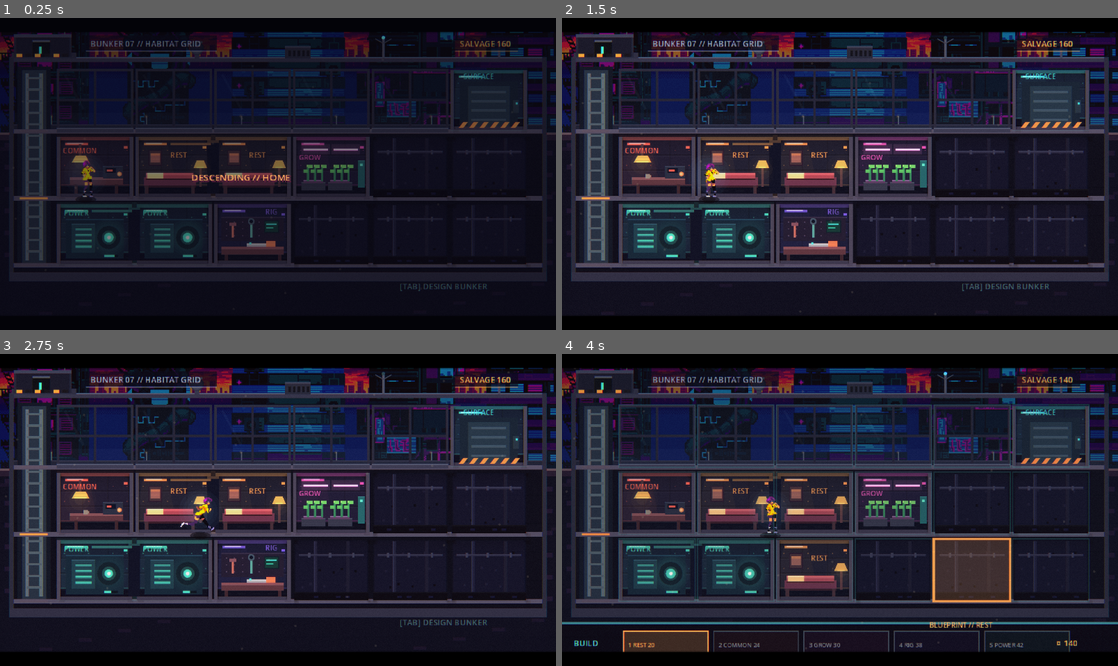
Above: before the commit, frames 1-4 (two rows, left to right).
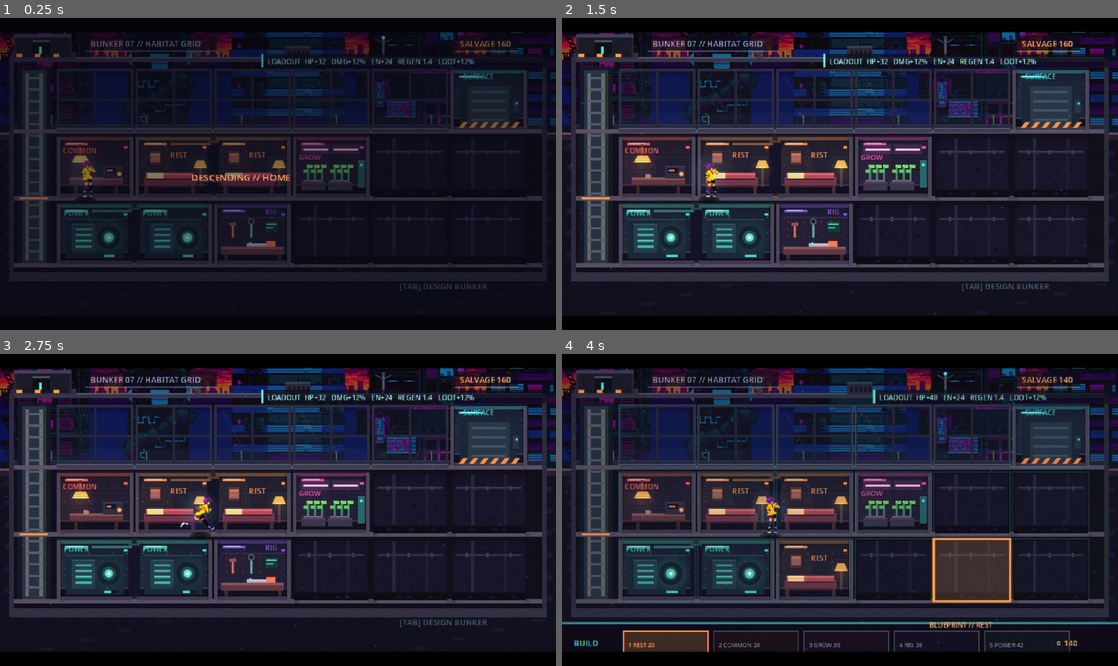
Above: after the commit, the same moments.

Repository: tiankaixie/fuzzy-octo-giggle
Game: Godot game, scene res://scenes/game.tscn
The game is run twice, just before and just after one commit, with the same random seed, the same clock (stepped at 60 frames per second) and the same inputs.
Inputs (mouse positions are in pixels of both pictures, inside the frame that each line leads up to):
- Up to frame 1 (0.25 s): no input
- Up to frame 2 (1.5 s): tap Enter at 0.5 s; move the mouse to (962, 158) at 0.52 s; hold D (move_right) 0.53-1.28 s; tap J at 0.6 s; click (962, 158) at 0.67 s; tap Space at 0.77 s; move the mouse to (728, 189) at 1.27 s; hold S (move_down) from 1.28 s (still down); tap K at 1.35 s
- Up to frame 3 (2.75 s): tap Space at 1.52 s; move the mouse to (333, 441) at 2.02 s; release S (move_down) at 2.03 s; hold D (move_right) from 2.03 s (still down); tap L at 2.1 s
- Up to frame 4 (4 s): move the mouse to (812, 572) at 2.77 s; release D (move_right) at 2.78 s; hold W (move_up) 2.78-3.53 s; tap Tab at 2.85 s; click (812, 572) at 2.92 s; tap Space at 3.02, 3.77 s; move the mouse to (1006, 556) at 3.52 s; hold A (move_left) from 3.53 s (still down); tap 1 at 3.6 s

The runs differ from the first frame. In frame 1, 0.7% of the frame differs, in the area x 47-98%, y 11-16%; in frame 2, 1.4%; in frame 3, 1.4%, in the area x 47-99%, y 11-17%; in frame 4, 1.0%.

Commit message:
feat: bunker rooms grant combat bonuses (loadout system)
Close the base->combat loop: each built room (scaled by level) contributes to a
loadout applied to the gunner on deploy.
- REST -> max HP, POWER -> max energy + regen, GROW -> HP regen in combat,
  WORKSHOP -> damage multiplier, COMMONS -> loot multiplier.
- bunker.compute_loadout() sums per-cell bonuses; game.gd captures it when
  leaving the bunker and passes it to the dungeon, which calls
  CombatPlayer.apply_loadout(); loot is scaled on kill.
- HUD bars now read variable max HP/energy. Bunker shows a live LOADOUT readout
  so building visibly powers up the next run.

Co-Authored-By: Claude Opus 4.8 <noreply@anthropic.com>

Diff:
--- a/scripts/battle_hud.gd
+++ b/scripts/battle_hud.gd
@@ -13,6 +13,8 @@
 var room_count := 3
 var hp := 100.0
 var energy := 76.0
+var hp_max := 100.0
+var en_max := 100.0
 var combo_count := 0
 var targets := 0
 var salvage := 0
@@ -46,12 +48,14 @@
 		canvas.queue_redraw()
 
 
-func set_stats(health: float, current_energy: float, combo: int, target_count := 0, loot := 0) -> void:
+func set_stats(health: float, current_energy: float, combo: int, target_count := 0, loot := 0, health_max := 100.0, energy_max := 100.0) -> void:
 	hp = health
 	energy = current_energy
 	combo_count = combo
 	targets = target_count
 	salvage = loot
+	hp_max = maxf(1.0, health_max)
+	en_max = maxf(1.0, energy_max)
 
 
 func show_banner(text: String, duration := 1.2) -> void:
@@ -185,9 +189,9 @@
 	_label("LV.07", Vector2(43, 237), accent.lightened(0.3), 6)
 	_label("OPERATIVE", Vector2(78, 237), Color("8b8a98"), 6)
 	_heart(Vector2(42, 244), Color("e6485f"))
-	_bar(Rect2(50, 242, 74, 7), hp / 100.0, Color("e6485f"), str(roundi(hp)))
+	_bar(Rect2(50, 242, 74, 7), hp / hp_max, Color("e6485f"), str(roundi(hp)))
 	_bolt(Vector2(43, 254), Color("4fc7d1"))
-	_bar(Rect2(50, 253, 74, 7), energy / 100.0, Color("4fc7d1"), str(roundi(energy)))
+	_bar(Rect2(50, 253, 74, 7), energy / en_max, Color("4fc7d1"), str(roundi(energy)))
 
 
 func _heart(c: Vector2, col: Color) -> void:
--- a/scripts/bunker.gd
+++ b/scripts/bunker.gd
@@ -203,6 +203,28 @@
 	if not _valid_cell(cell):
 		return 0
 	return int(room_levels[cell.y * COLS + cell.x])
+
+
+# Combat loadout derived from the built rooms (summed per cell, scaled by level),
+# so building and upgrading the base directly powers up the next expedition.
+func compute_loadout() -> Dictionary:
+	var lo := {"bonus_hp": 0.0, "bonus_energy": 0.0, "energy_regen": 0.0, "hp_regen": 0.0, "damage_mult": 1.0, "loot_mult": 1.0}
+	for row in range(ROWS):
+		for col in range(COLS):
+			var cell := Vector2i(col, row)
+			var type := get_room(cell)
+			if type == "" or type == "airlock":
+				continue
+			var lvl := float(get_room_level(cell))
+			match type:
+				"rest": lo.bonus_hp += 16.0 * lvl
+				"power":
+					lo.bonus_energy += 12.0 * lvl
+					lo.energy_regen += 1.1 * lvl
+				"grow": lo.hp_regen += 1.4 * lvl
+				"workshop": lo.damage_mult += 0.12 * lvl
+				"commons": lo.loot_mult += 0.12 * lvl
+	return lo
 
 
 func rooms_are_merged(left_cell: Vector2i, right_cell: Vector2i) -> bool:
@@ -426,6 +448,7 @@
 	# Bunker identity, on small plates so it reads over the sky.
 	_draw_plate_label(Vector2(74, 15), "BUNKER 07 // HABITAT GRID", Color("9aa6c0"))
 	_draw_plate_label(Vector2(393, 15), "SALVAGE " + str(salvage), Color("e3b669"))
+	_draw_loadout_readout()
 	var lift_hint := "W/S  CHANGE FLOOR" if player and player.position.x < 64.0 and not build_mode else ""
 	if lift_hint != "":
 		_label(lift_hint, Vector2(50, 235), Color("e6a466"), 7)
@@ -496,6 +519,30 @@
 func _glow_at(center: Vector2, color: Color, radius: float) -> void:
 	for i in range(3, 0, -1):
 		draw_circle(center, radius * float(i) / 3.0, Color(color, 0.05 * (4 - i)))
+
+
+func _draw_loadout_readout() -> void:
+	# Compact summary of the combat bonuses the built rooms grant the next run.
+	var lo := compute_loadout()
+	var parts: Array[String] = []
+	if lo.bonus_hp > 0.0:
+		parts.append("HP+" + str(int(lo.bonus_hp)))
+	if lo.damage_mult > 1.0:
+		parts.append("DMG+" + str(int(round((lo.damage_mult - 1.0) * 100.0))) + "%")
+	if lo.bonus_energy > 0.0:
+		parts.append("EN+" + str(int(lo.bonus_energy)))
+	if lo.hp_regen > 0.0:
+		parts.append("REGEN " + str(snappedf(lo.hp_regen, 0.1)))
+	if lo.loot_mult > 1.0:
+		parts.append("LOOT+" + str(int(round((lo.loot_mult - 1.0) * 100.0))) + "%")
+	if parts.is_empty():
+		return
+	var text := "LOADOUT  " + "   ".join(parts)
+	var width := float(text.length()) * 4.3 + 10.0
+	var x := 472.0 - width
+	draw_rect(Rect2(x, 31, width, 12), Color(0.03, 0.05, 0.11, 0.72))
+	draw_rect(Rect2(x, 31, 2, 12), Color("66d6cc"))
+	_label(text, Vector2(x + 5, 40), Color("9fe0d8"), 6)
 
 
 func _draw_plate_label(pos: Vector2, text: String, color: Color) -> void:
--- a/scripts/combat/combat_player.gd
+++ b/scripts/combat/combat_player.gd
@@ -16,6 +16,11 @@
 
 var health := MAX_HEALTH
 var energy := 76.0
+var max_health := MAX_HEALTH
+var max_energy := MAX_ENERGY
+var damage_mult := 1.0
+var energy_regen := 4.5
+var hp_regen := 0.0
 var attack_lock := 0.0
 var hit_delay := 0.0
 var pending_attack := ""
@@ -36,6 +41,19 @@
 	super._ready()
 
 
+# Applies the bunker loadout (room bonuses) before an expedition.
+func apply_loadout(lo: Dictionary) -> void:
+	max_health = MAX_HEALTH + lo.get("bonus_hp", 0.0)
+	max_energy = MAX_ENERGY + lo.get("bonus_energy", 0.0)
+	energy_regen = 4.5 + lo.get("energy_regen", 0.0)
+	hp_regen = lo.get("hp_regen", 0.0)
+	damage_mult = lo.get("damage_mult", 1.0)
+	health = max_health
+	energy = max_energy
+	health_changed.emit(health, max_health)
+	energy_changed.emit(energy, max_energy)
+
+
 # Combat states take priority over the base idle/walk animation.
 func _desired_anim() -> String:
 	if defeated or hitstun > 0.0:
@@ -63,7 +81,10 @@
 	combo_display = maxf(0.0, combo_display - delta)
 	skill_cooldown = maxf(0.0, skill_cooldown - delta)
 	dodge_cooldown = maxf(0.0, dodge_cooldown - delta)
-	energy = minf(MAX_ENERGY, energy + delta * 4.5)
+	energy = minf(max_energy, energy + delta * energy_regen)
+	if hp_regen > 0.0 and not defeated and health > 0.0:
+		health = minf(max_health, health + hp_regen * delta)
+		health_changed.emit(health, max_health)
 	if combo_display <= 0.0 and combo_hits > 0:
 		combo_hits = 0
 		combo_changed.emit(0)
@@ -140,7 +161,7 @@
 	if invulnerable or defeated:
 		return false
 	health = maxf(0.0, health - amount)
-	health_changed.emit(health, MAX_HEALTH)
+	health_changed.emit(health, max_health)
 	damaged.emit(int(round(amount)))
 	hitstun = 0.24
 	attack_lock = 0.0
@@ -166,10 +187,10 @@
 	if pending_attack == "skill":
 		# Three-round spread across the depth lanes.
 		for dy in [-0.16, 0.0, 0.16]:
-			shoot_requested.emit(muzzle, Vector2(facing, dy).normalized(), 18.0, 34.0)
+			shoot_requested.emit(muzzle, Vector2(facing, dy).normalized(), 18.0 * damage_mult, 34.0)
 		impact_requested.emit(6.0, 0.05)
 	else:
-		shoot_requested.emit(muzzle, Vector2(facing, 0.0), 14.0, 22.0)
+		shoot_requested.emit(muzzle, Vector2(facing, 0.0), 14.0 * damage_mult, 22.0)
 		impact_requested.emit(3.0, 0.03)
 	pending_attack = ""
 
--- a/scripts/dungeon.gd
+++ b/scripts/dungeon.gd
@@ -25,6 +25,7 @@
 var wc_near: Texture2D
 var wc_props := {}
 var world_time := 0.0
+var loadout := {}
 var player: CombatPlayer
 var foreground: Node2D
 var transition_layer: CanvasLayer
@@ -71,6 +72,7 @@
 	player.sfx_requested.connect(_play_sfx)
 	player.impact_requested.connect(_on_impact)
 	player.died.connect(_on_player_died)
+	player.apply_loadout(loadout)
 
 	combat_fx = CombatFXClass.new()
 	add_child(combat_fx)
@@ -133,7 +135,7 @@
 	player.position.x = clampf(player.position.x, 8.0, 472.0)
 	player.z_index = 20 + int(player.position.y)
 
-	battle_hud.set_stats(player.health, player.energy, player.combo_hits, remaining_enemies, total_loot)
+	battle_hud.set_stats(player.health, player.energy, player.combo_hits, remaining_enemies, total_loot, player.max_health, player.max_energy)
 	if not room_transitioning and not transition_sent and result_state == "":
 		if player.position.x >= 468.0:
 			if not cleared_rooms.get(room_index, false):
@@ -240,7 +242,7 @@
 
 
 func _on_enemy_defeated(_enemy: CombatEnemy, loot: int) -> void:
-	total_loot += loot
+	total_loot += int(round(loot * float(loadout.get("loot_mult", 1.0))))
 	remaining_enemies = maxi(0, remaining_enemies - 1)
 	shake_strength = maxf(shake_strength, 7.0)
 	if is_instance_valid(combat_fx) and is_instance_valid(_enemy) and _enemy.definition:
--- a/scripts/game.gd
+++ b/scripts/game.gd
@@ -15,6 +15,8 @@
 # Persistent time-of-day clock shared across worlds, so deploying from the
 # bunker at night drops you into a night-time stage.
 var world_time := 0.0
+# Combat loadout from the bunker's rooms, captured on deploy and applied in the dungeon.
+var loadout := {}
 
 
 func _process(delta: float) -> void:
@@ -73,6 +75,8 @@
 
 func _show_world(target: String) -> void:
 	if is_instance_valid(current_world):
+		if current_world.has_method("compute_loadout"):
+			loadout = current_world.compute_loadout()
 		current_world.queue_free()
 	match target:
 		"bunker":
@@ -85,6 +89,8 @@
 			current_world.stage_id = selected_stage_id
 	if "world_time" in current_world:
 		current_world.world_time = world_time
+	if "loadout" in current_world:
+		current_world.loadout = loadout
 	add_child(current_world)
 	move_child(current_world, 0)
 	current_world.transition_requested.connect(_on_transition_requested)
--- a/tests/smoke_test.gd
+++ b/tests/smoke_test.gd
@@ -30,6 +30,7 @@
 	_assert(game.current_world.place_room(Vector2i(3, 2), "grow", false), "Player can place a room")
 	_assert(game.current_world.place_room(Vector2i(4, 2), "grow", false), "Player can expand a room horizontally")
 	_assert(game.current_world.rooms_are_merged(Vector2i(3, 2), Vector2i(4, 2)), "Adjacent matching rooms merge")
+	_assert(game.current_world.compute_loadout().hp_regen > 0.0, "Built rooms produce a combat loadout")
 	_assert(game.current_world.remove_room(Vector2i(4, 2), false), "Player can salvage a room")
 	_assert(not game.current_world.remove_room(Vector2i(5, 0), false), "Structural airlock cannot be removed")
 	game.current_world.remove_room(Vector2i(3, 2), false)
